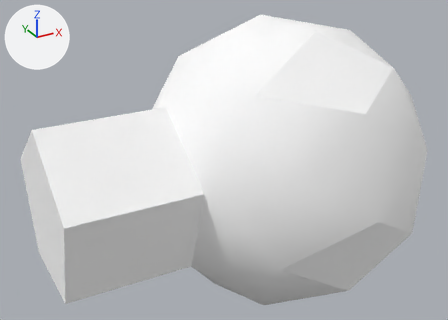
A saved change to the Blender file assets/turret.blend.
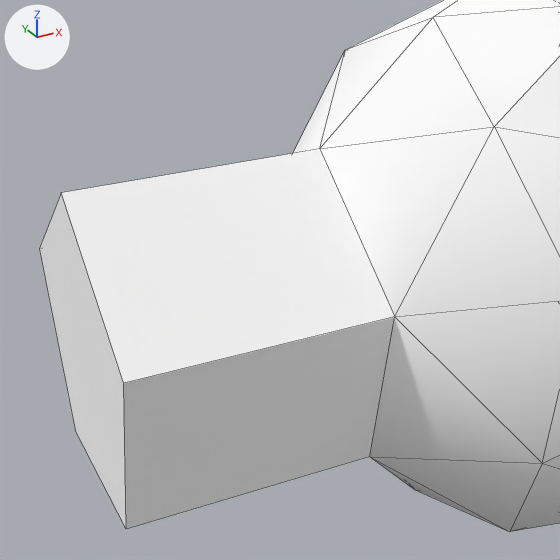
Each version appears first whole from a camera (50 mm lens) standing at (-0.685, -0.998, 0.528) and looking at (-0.124, 0.023, 0.017), and next in a close-up on the part from 0% to 65% of the width and 9% to 100% of the height. The axes (+X, +Y, +Z) are drawn at upper left. The lights are the same throughout. The close-ups show mesh edges as thin lines.

Names of what the first close-up shows: 'top'.
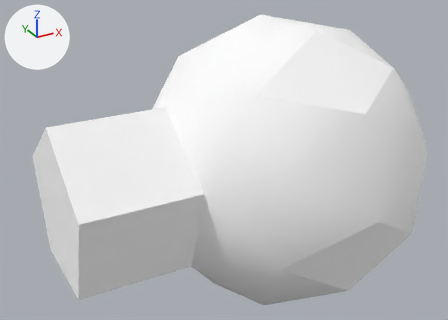
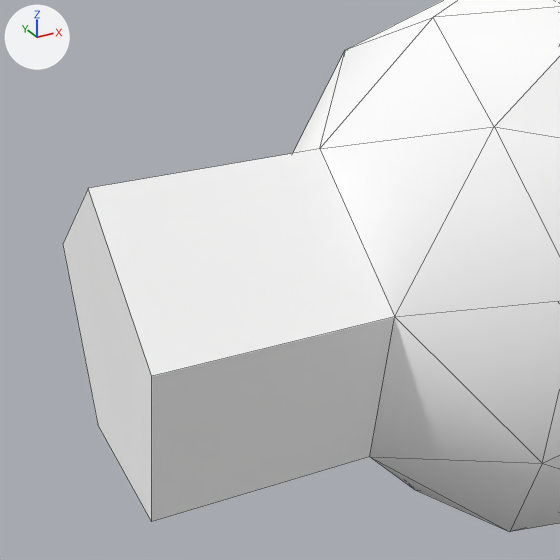
Changed parts and their boxes [x1, y1, x2, y2] in the close-ups (560 x 560 px; the box of a moved part takes in the faces that stretch with it):
'top', reshaped
    before: [39, 0, 560, 532]
    after: [63, 0, 560, 532]
part 1 of me_circle_001, moved or reshaped
    before: [39, 149, 394, 529]
    after: [63, 149, 394, 522]

Diff of the bpy script that builds the scene:
```diff
--- a/assets/turret.blend.py
+++ b/assets/turret.blend.py
@@ me_circle_001 @@
 me_circle_001.from_pydata(...)  # 46 vertices, 81 faces; spans x -0.5..0.304, y -0.304..0.304, z -0.289..0.289
 # used by ob_top; location = (0.0, 0.0, 0.0)
 # before: 41 (-0.5, -0.094, -0.129) at pixel (126, 529), 42 (-0.5, -0.152, 0.049) at pixel (123, 383), 43 (-0.5, 0.0, 0.16) at pixel (61, 192), 44 (-0.5, 0.152, 0.049) at pixel (39, 248), 45 (-0.5, 0.094, -0.129) at pixel (75, 430)
+# me_circle_001 part 1
+for i in [*range(41, 46)]: me_circle_001.vertices[i].co += Vector((0.023, 0.0, 0.0))
 me_circle_001.materials.append(mat_material)
```
